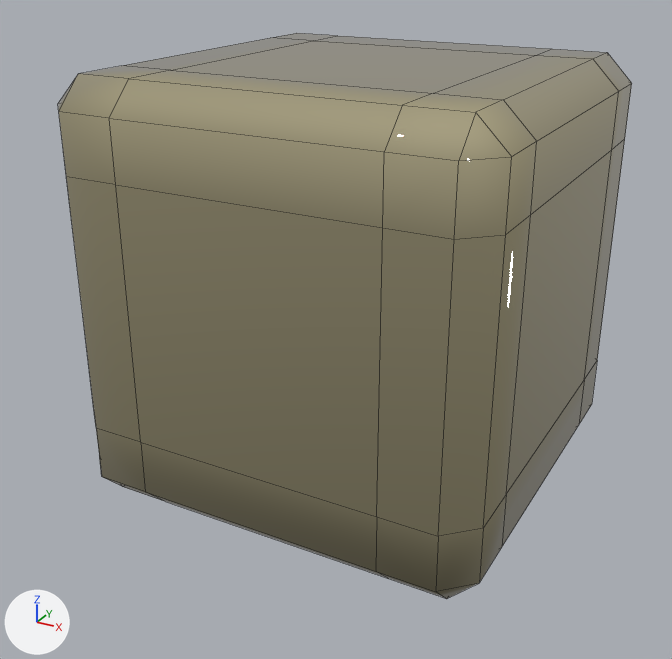
The FBX model vue-project/public/tank/tile2.fbx as it was, and as the next commit left it.
Camera for both pictures: a 50 mm camera at (0.00978, -0.01901, 0.01288) aimed at (-0.00026, -0.00076, 0.00376). Arrows for +X, +Y and +Z are at lower left; the lights stay in place. Mesh edges are drawn as thin lines.

Names of what the first picture shows: '铁块'.
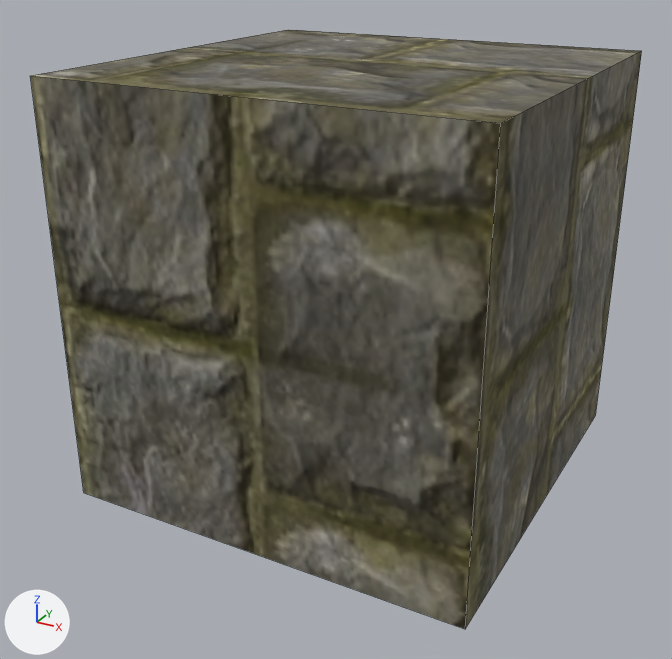
Changed parts and their boxes [x1, y1, x2, y2] in the pictures (672 x 659 px):
'铁块', surface changed, reshaped, rescaled (7% wider): before [58, 33, 632, 599]; after [30, 30, 642, 629]
part 1 of me_立方体_002, cut back: before [58, 33, 632, 599]; after [30, 30, 642, 629]

What changed in the scene script:
```text
Add img_stone_076_color_jpg:
    img_stone_076_color_jpg = load_image('stone-076-color.jpg', '_unpacked/stone-076-color.jpg', 512, 512, 'sRGB')
Add img_stone_076_normal_jpg:
    img_stone_076_normal_jpg = load_image('stone-076-normal.jpg', '_unpacked/stone-076-normal.jpg', 512, 512, 'Non-Color')
Change mat_铁块:
    where n0 = _N.new('ShaderNodeBsdfPrincipled'); n0.name = 'Principled BSDF'
    remove n0.inputs[0].default_value = (0.749, 0.678, 0.435, 1.0)  # 'Base Color', beige #e0d7b0
    remove n0.inputs[1].default_value = 1.0  # 'Metallic'
    n0.inputs[2].default_value: 0.0 -> 1.0  # 'Roughness'
    add n2 = _N.new('ShaderNodeTexImage'); n2.name = 'Image Texture'
    add n2.image = img_stone_076_color_jpg
    add n3 = _N.new('ShaderNodeTexImage'); n3.name = 'Image Texture.001'
    add n3.image = img_stone_076_normal_jpg
    add n4 = _N.new('ShaderNodeNormalMap'); n4.name = 'Normal Map'
    add _L.new(n2.outputs[0], n0.inputs[0])  # 'Color' to 'Base Color'
    add _L.new(n3.outputs[0], n4.inputs[1])  # 'Color' to 'Color'
    add _L.new(n4.outputs[0], n0.inputs[5])  # 'Normal' to 'Normal'
Change me_立方体_002:
    used by ob_铁块; location = (0.0, 0.0, 0.0); scale = (0.01, 0.01, 0.01)
    remove me_立方体_002.from_pydata(...)  # 96 vertices, 98 faces; spans x -0.5..0.5, y -0.5..0.5, z 0.0..1.0
    add me_立方体_002.from_pydata(...)  # 8 vertices, 6 faces; spans x -1.0..1.0, y -1.0..1.0, z 0.0..2.0
    me_立方体_002 part 1: the whole mesh is rebuilt
    me_立方体_002 part 2: the surface is now shaded flat
Change ob_铁块:
    ob_铁块.scale: (0.01, 0.01, 0.01) -> (0.005, 0.005, 0.005)
```
